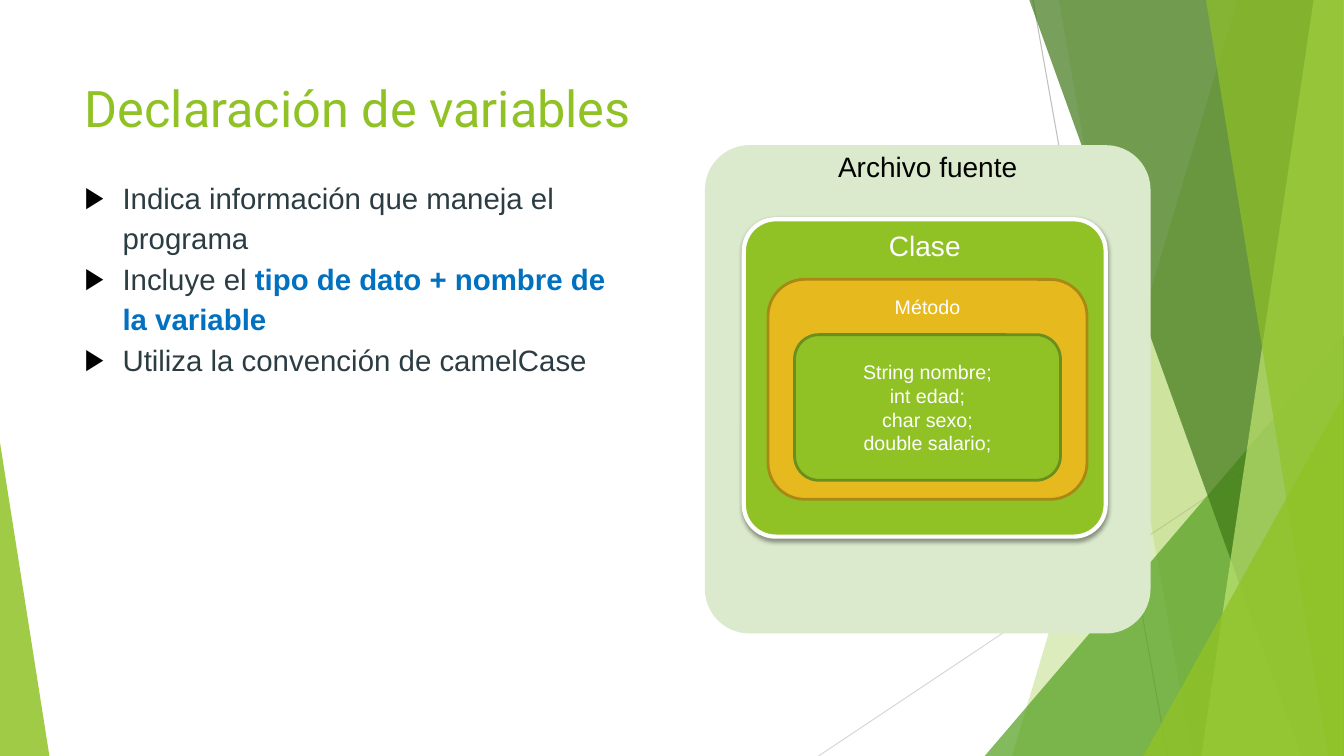
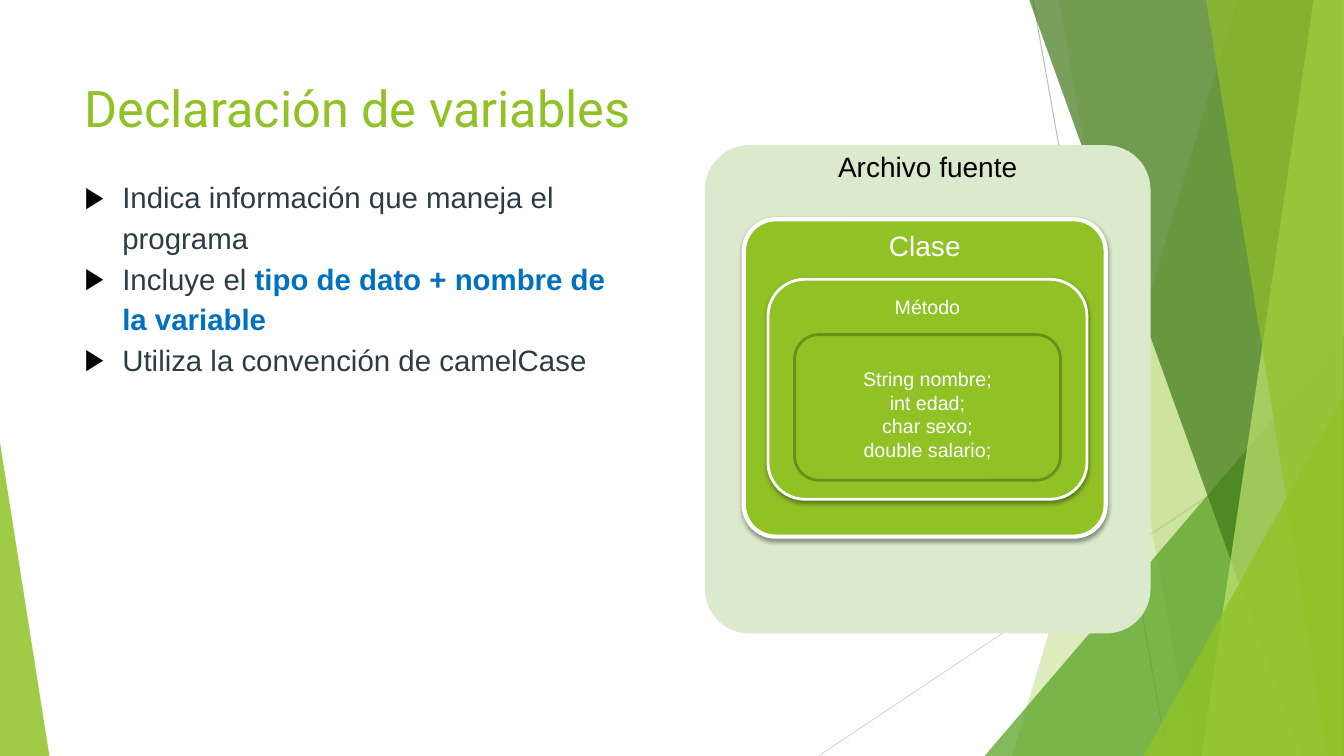
Before and after one commit to jomarnavarro/basicJava, a slide deck: slide 7 of slides/Selenium, module 2b.pptx. Drawn at 1344x756 pixels with LibreOffice and Linux fonts; fonts in the diff are those of the drawing. Boxes give left, top, right and bottom in pixels: in the first picture for what was removed or moved away, otherwise in the second. Text is boxed around its words. In the diff, an @@ line names an element or a change of style, - is before the commit and + after.

```diff
--- a/slides/Selenium, module 2b.pptx
+++ b/slides/Selenium, module 2b.pptx
@@ line removed from (1033, 0) to (1168, 756) @@
@@ freeform shape added at [1033, 0, 1168, 756], outline #BFBFBF 0.74 pt @@
@@ freeform shape at [1059, 0, 1344, 756]: outline redrawn @@
@@ text "Indica información que maneja el ..." at [122, 186, 605, 372]: indent changed @@
@@ rounded rectangle "Método" at [768, 279, 1087, 499]: fill #E6B91E to #90C226; outline #AA8916 2 pt to #FFFFFF 2 pt; shadow on; proportions changed @@
@@ rounded rectangle "String nombre;" at [795, 335, 1061, 480]: proportions changed @@
@@ line removed from (1344, 406) to (819, 756) @@
@@ freeform shape added at [819, 406, 1344, 756], outline #D8D8D8 0.74 pt @@
```
Also in this commit, not shown: 20 other slides changed, 2 slides added, 1 slide removed, 33 other files.
